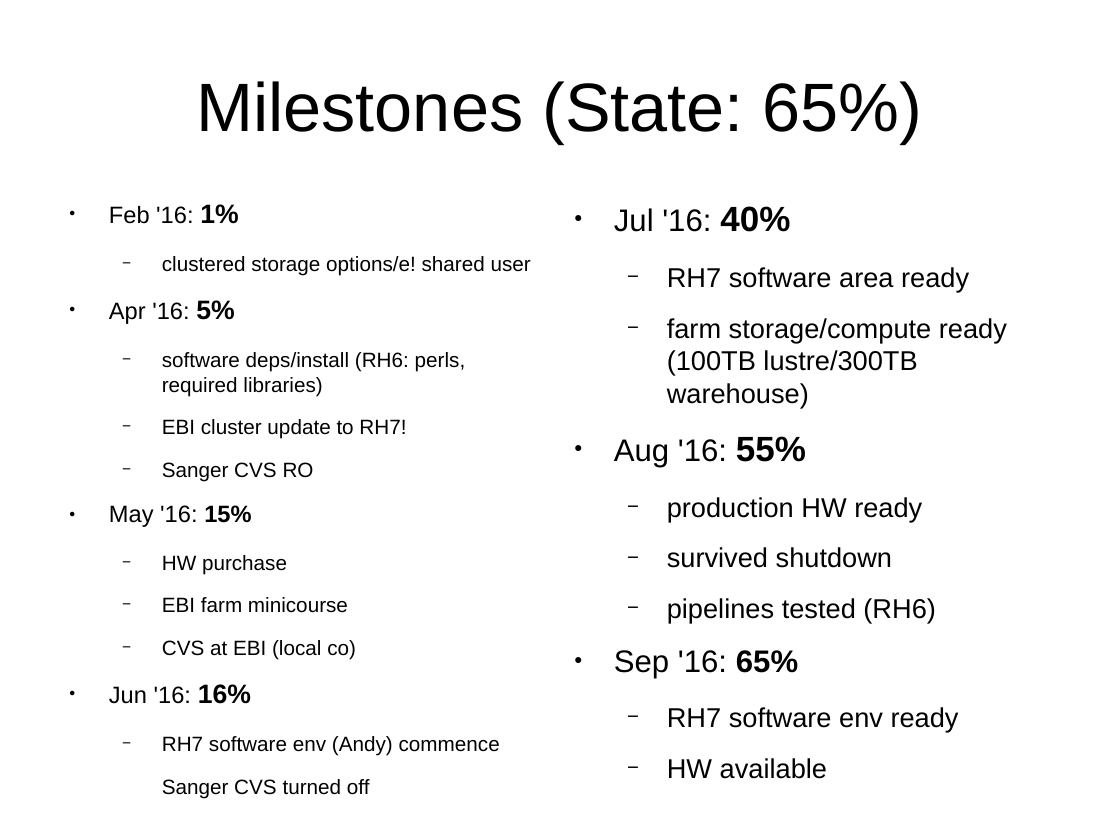
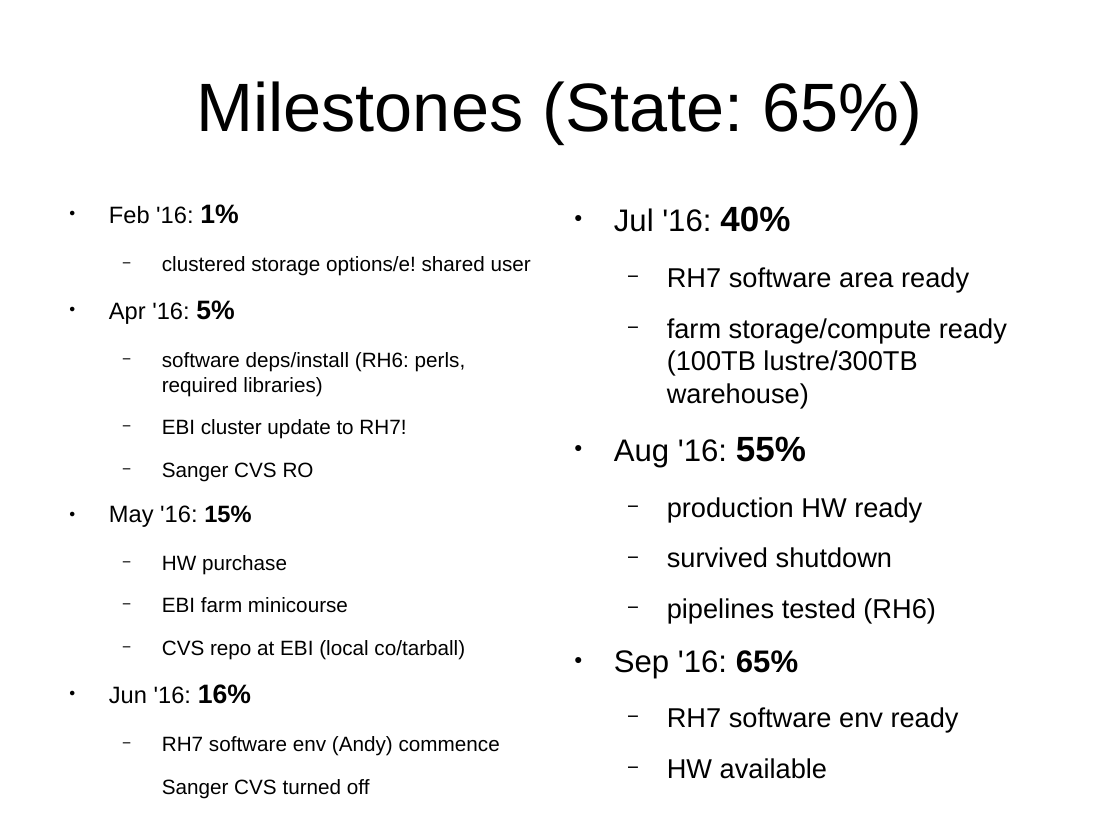
Before and after one commit to avullo/ensembl-migration-pm, a slide deck: slide 29 of data-review-10-16/talk.odp. Drawn at 1120x840 pixels with LibreOffice and Linux fonts; fonts in the diff are those of the drawing; background and template pictures are left out. Boxes give left, top, right and bottom in pixels: in the first picture for what was removed or moved away, otherwise in the second. Text is boxed around its words. In the diff, an @@ line names an element or a change of style, - is before the commit and + after.

```diff
--- a/data-review-10-16/talk.odp
+++ b/data-review-10-16/talk.odp
@@ text at [162, 640, 465, 659]: text changed @@
-  − CVS at EBI (local co)
+  − CVS repo at EBI (local co/tarball)
```
Also in this commit, not shown: 12 other slides changed.
